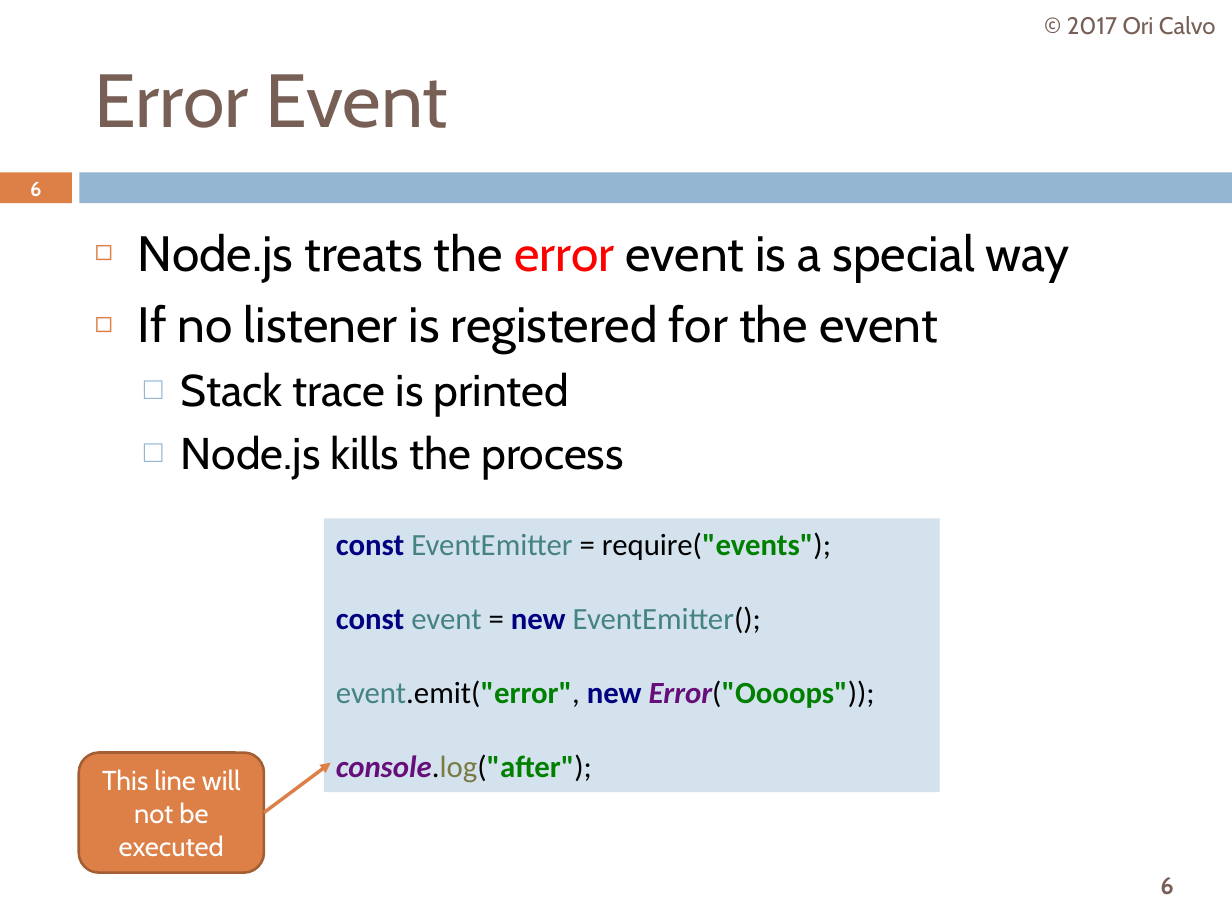
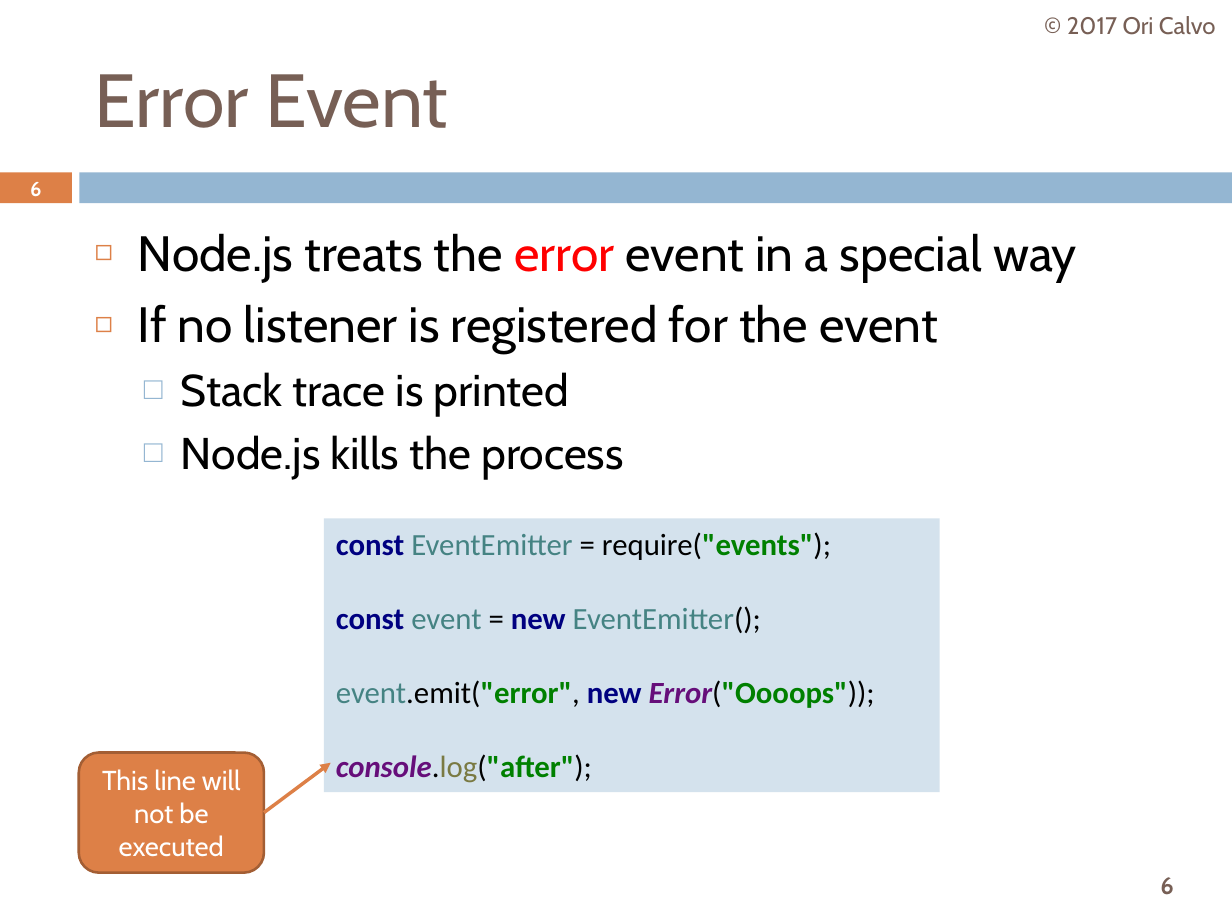
Before and after one commit to oricalvo/course-nodejs, a slide deck: slide 6 of PPTs/05 Core Modules.pptx. Drawn at 1232x924 pixels with LibreOffice and Linux fonts; fonts in the diff are those of the drawing. Boxes give left, top, right and bottom in pixels: in the first picture for what was removed or moved away, otherwise in the second. Text is boxed around its words. In the diff, an @@ line names an element or a change of style, - is before the commit and + after.

```diff
--- a/PPTs/05 Core Modules.pptx
+++ b/PPTs/05 Core Modules.pptx
@@ text at [138, 233, 1077, 281]: text changed @@
-◻ Node.js treats the error event is a special way
+◻ Node.js treats the error event in a special way
```
Also in this commit, not shown: 5 other slides changed, 12 slides added, 15 other files.
